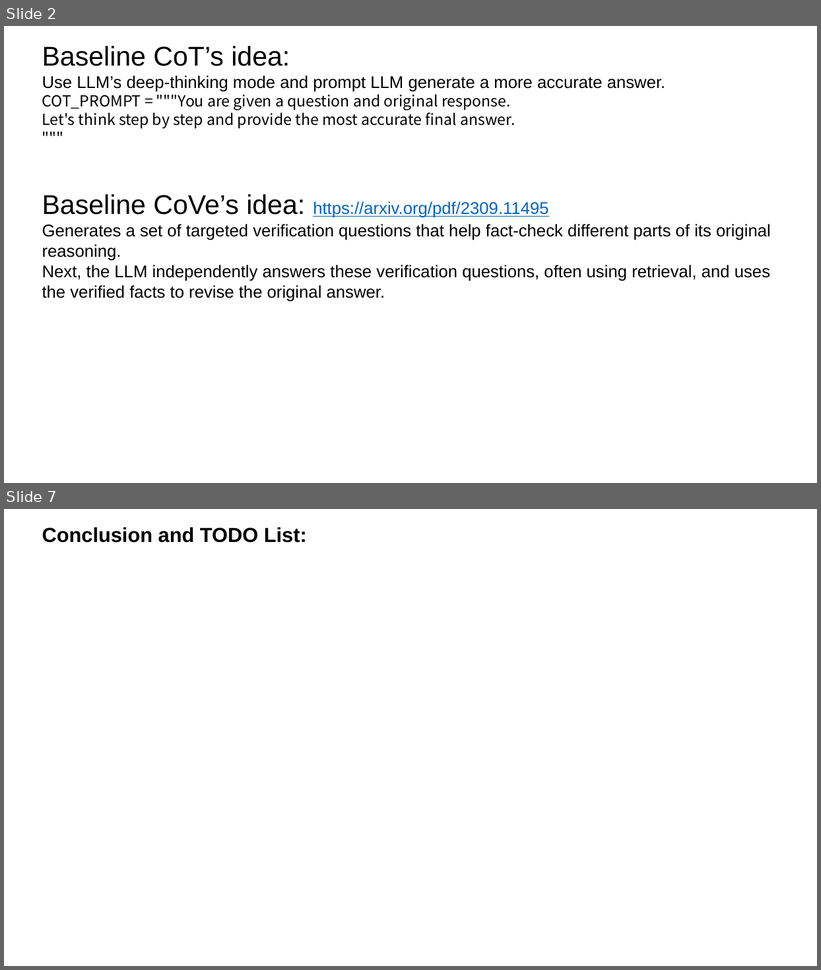
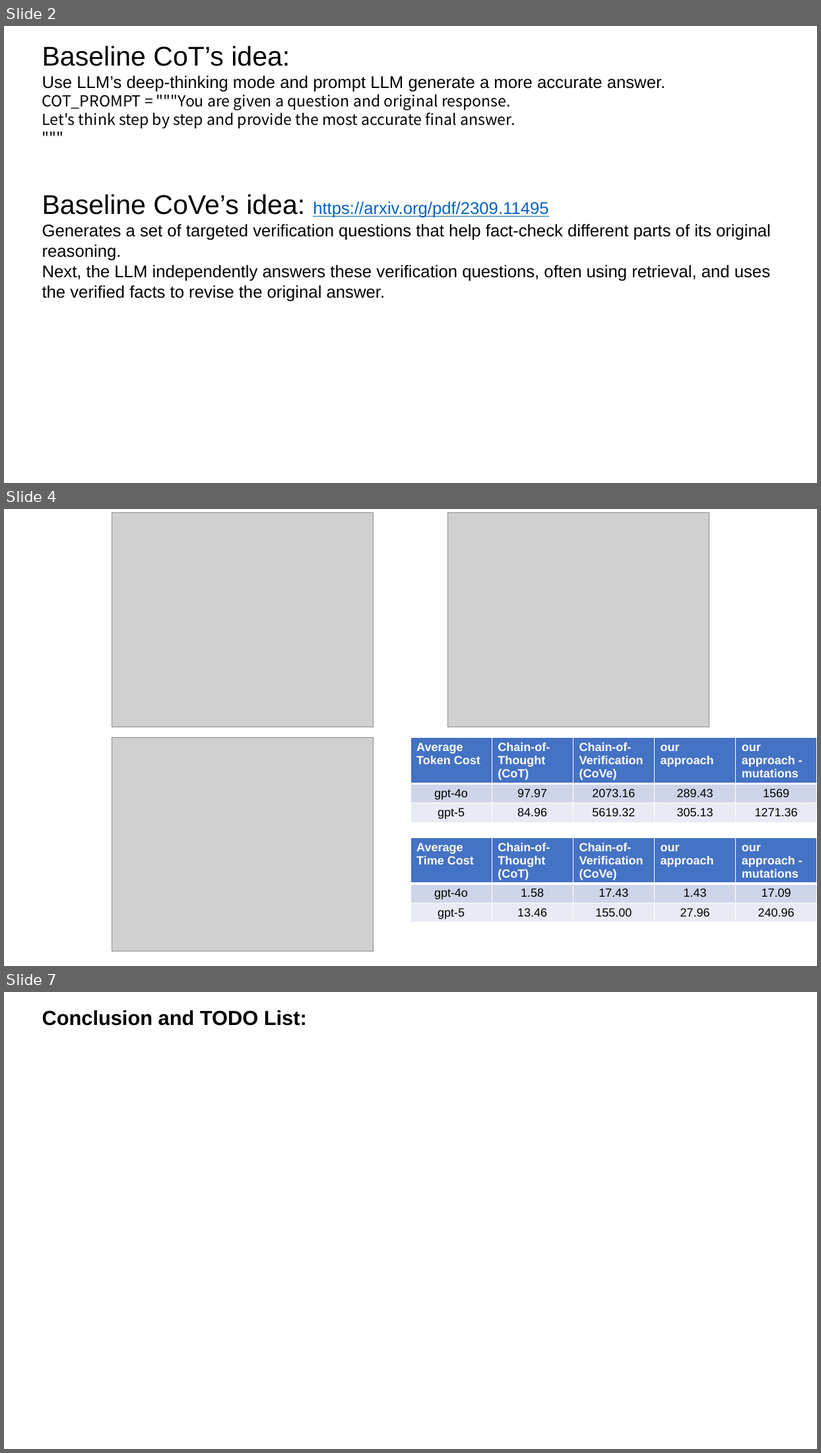
Before and after one commit to zbybr/LLMHalluMiti, a slide deck: slides/20251113.pptx. Shown one above the other, each under a label of ours: slides 2 and 7 before the commit, slides 2, 4 and 7 after it; the slides between them are not shown. The pictures are 821x970 and 821x1453 pixels, drawn with LibreOffice and Linux fonts; fonts in the diff are those of the drawing; grey boxes stand for pictures. Boxes give left, top, right and bottom in pixels: in the first picture for what was removed or moved away, otherwise in the second. Text is boxed around its words. In the diff, an @@ line names an element or a change of style, - is before the commit and + after.

```diff
--- a/slides/20251113.pptx
+++ b/slides/20251113.pptx
@@ slide 4 added at (4, 509, 817, 966), background #FFFFFF @@
@@ picture added at (112, 513, 373, 727) @@
@@ picture added at (448, 513, 710, 727) @@
@@ picture added at (112, 738, 373, 952) @@
@@ table added at (411, 738, 816, 827), 3 rows, 5 columns @@
+Average Token Cost | Chain-of-Thought (CoT) | Chain-of-Verification (CoVe) | our approach | our approach - mutations
+gpt-4o | 97.97 | 2073.16 | 289.43 | 1569
+gpt-5 | 84.96 | 5619.32 | 305.13 | 1271.36
@@ table added at (411, 838, 816, 927), 3 rows, 5 columns @@
+Average Time Cost | Chain-of-Thought (CoT) | Chain-of-Verification (CoVe) | our approach | our approach - mutations
+gpt-4o | 1.58 | 17.43 | 1.43 | 17.09
+gpt-5 | 13.46 | 155.00 | 27.96 | 240.96
```
Also in this commit, not shown: 1 slide changed, 1 slide removed, 7 other files.
